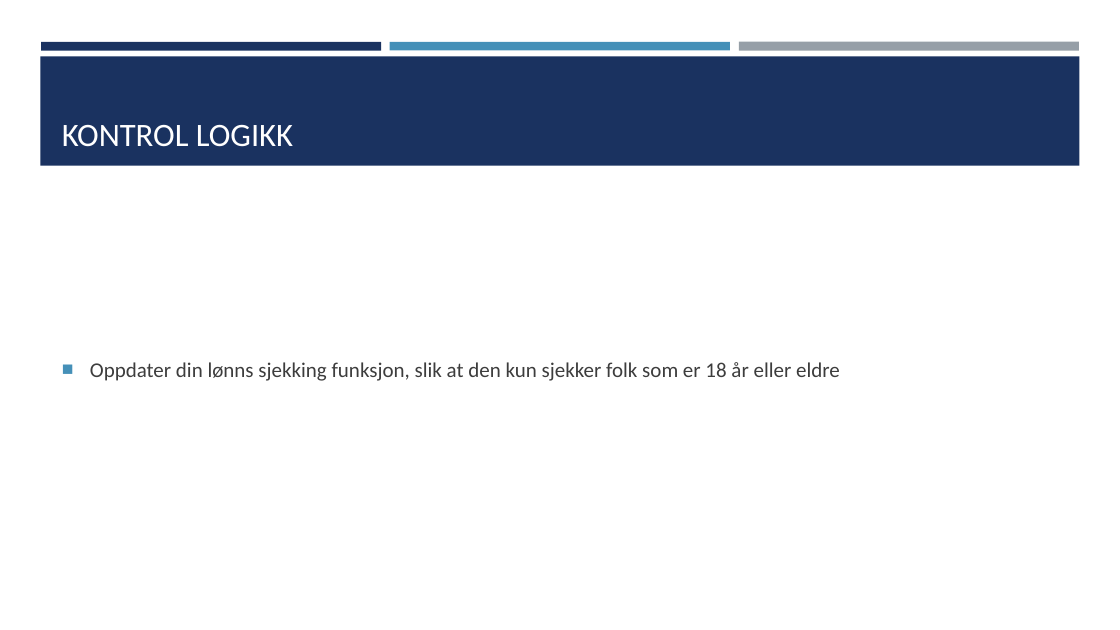
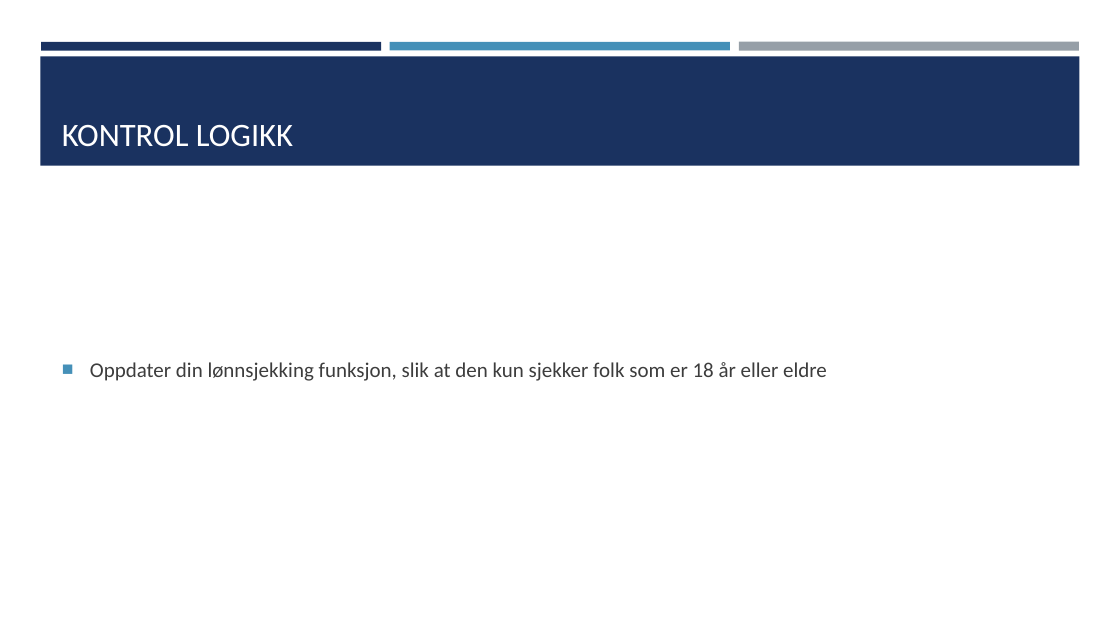
Before and after one commit to TheCodeAddiction/Learn-Python-Workshop, a slide deck: slide 32 of koding workshop powerpoint.pptx. Drawn at 1120x630 pixels with LibreOffice and Linux fonts; fonts in the diff are those of the drawing. Boxes give left, top, right and bottom in pixels: in the first picture for what was removed or moved away, otherwise in the second. Text is boxed around its words. In the diff, an @@ line names an element or a change of style, - is before the commit and + after.

```diff
--- a/koding workshop powerpoint.pptx
+++ b/koding workshop powerpoint.pptx
@@ text at [90,362,827,381]: text changed @@
-■ Oppdater din lønns sjekking funksjon, slik at den kun sjekker folk som er 18 år eller eldre
+■ Oppdater din lønnsjekking funksjon, slik at den kun sjekker folk som er 18 år eller eldre
```
Also in this commit, not shown: 12 slides added, 6 other files.
